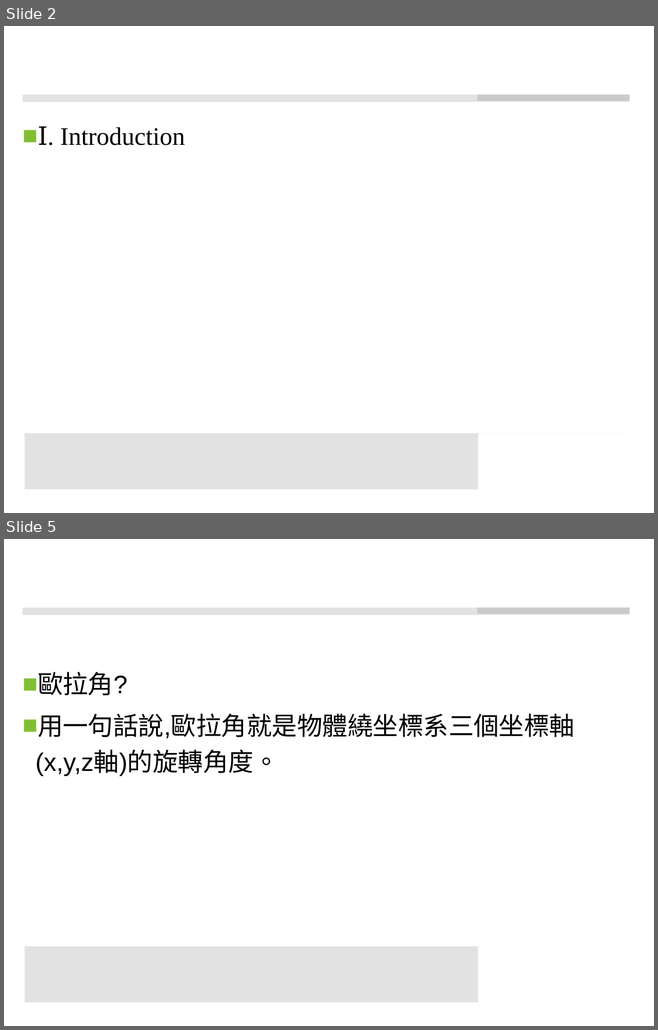
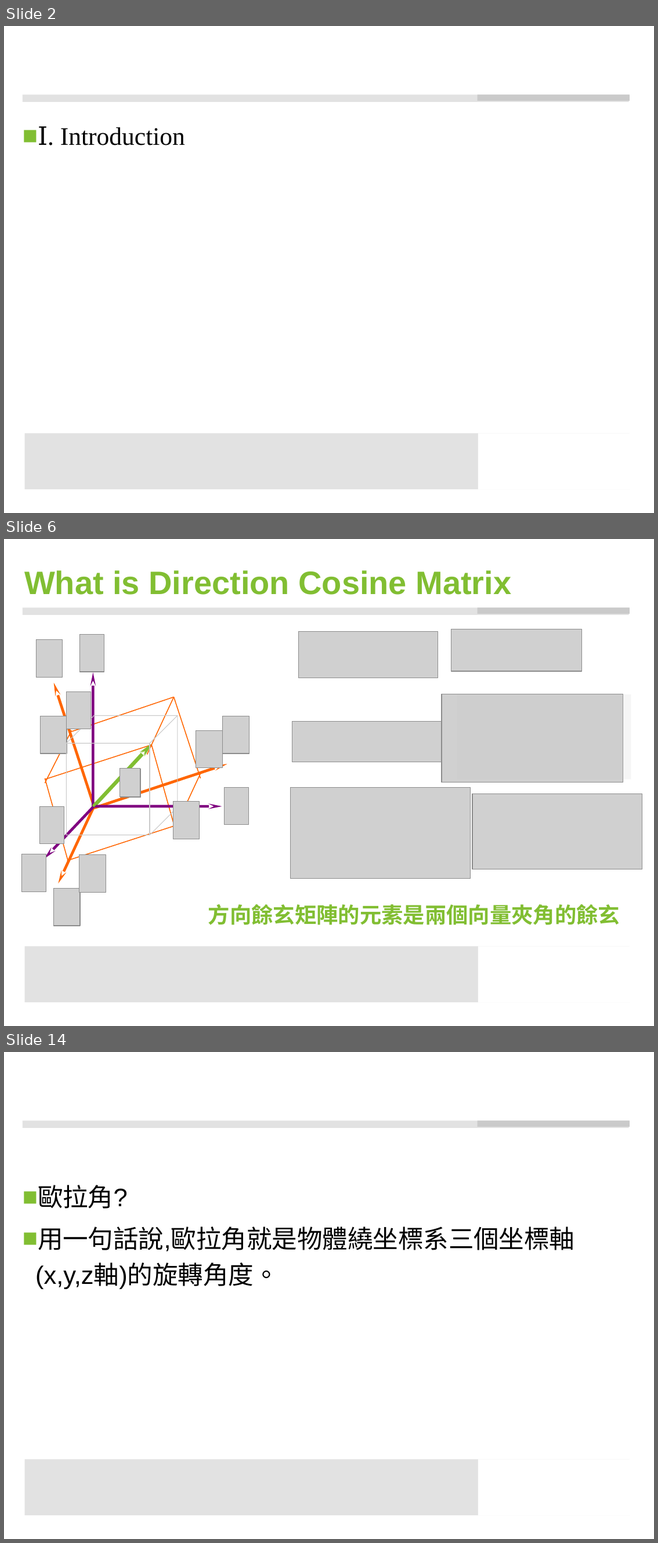
Before and after one commit to ccccjason/VR, a slide deck: data/my_dcm/DCM.pptx. Shown one above the other, each under a label of ours: slides 2 and 5 before the commit, slides 2, 6 and 14 after it; the slides between them are not shown. The pictures are 658x1030 and 658x1543 pixels, drawn with LibreOffice and Linux fonts; fonts in the diff are those of the drawing; grey boxes stand for pictures; background and template pictures are left out. Boxes give left, top, right and bottom in pixels: in the first picture for what was removed or moved away, otherwise in the second. Text is boxed around its words. In the diff, an @@ line names an element or a change of style, - is before the commit and + after.

```diff
--- a/data/my_dcm/DCM.pptx
+++ b/data/my_dcm/DCM.pptx
@@ slide 6 added at [4,539,654,1026], background #FFFFFF; not listed: 4 template elements that a slide beside it also shows @@
@@ title added at [24,570,511,595], 36 pt, text #81BE32, bold @@
+What is Direction Cosine Matrix
@@ picture added at [298,632,438,678] @@
@@ picture added at [451,629,582,671] @@
@@ group added at [22,635,249,892]: 7 pictures, 4 arrows, 1 cube @@
@@ picture added at [441,694,622,783] @@
@@ rectangle added at [457,694,631,779], fill #CACACA at 19% opacity @@
@@ picture added at [292,722,442,762] @@
@@ group added at [36,640,249,926]: 9 lines, 7 pictures, 4 arrows @@
@@ picture added at [291,788,470,879] @@
@@ picture added at [471,794,641,870] @@
@@ text added at [208,904,619,925], 24 pt, text #81BE32, bold @@
+方向餘玄矩陣的元素是兩個向量夾角的餘玄
@@ what was slide 5 is now slide 14 @@
```
Also in this commit, not shown: 3 slides changed, 8 other slides added.
